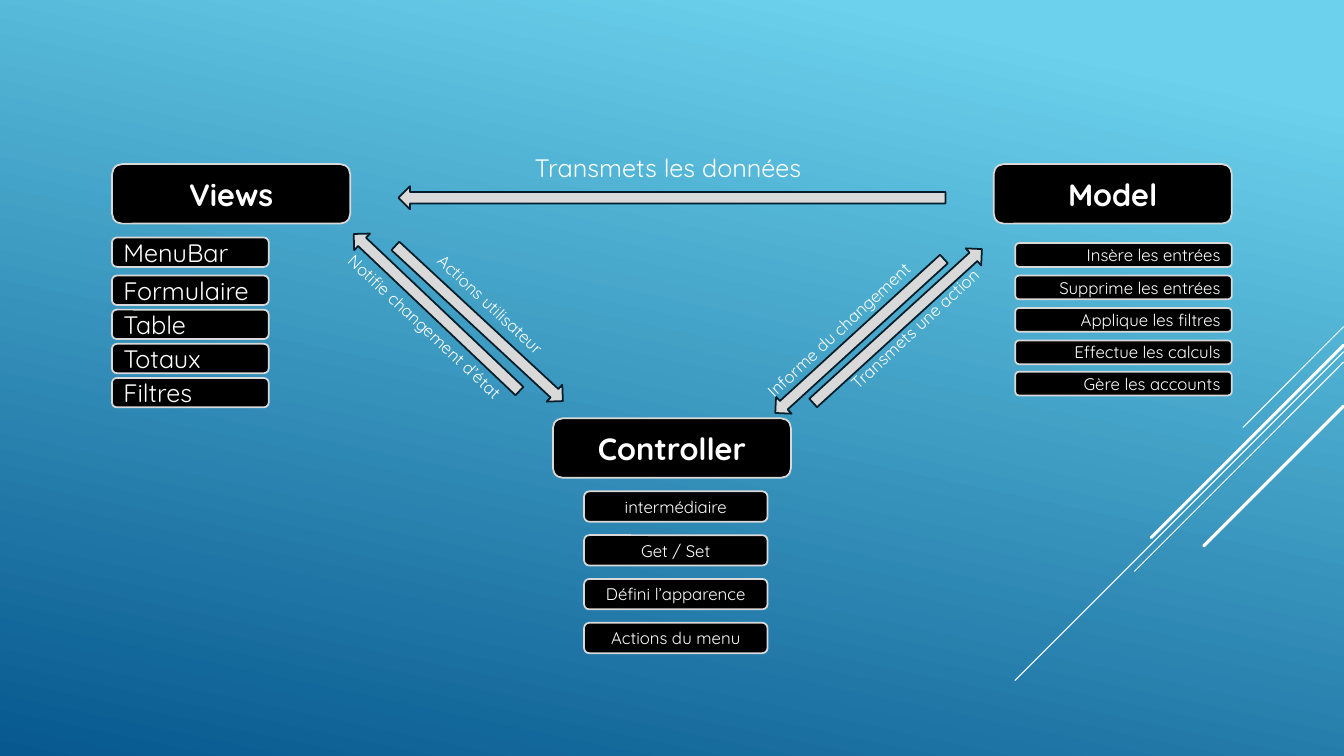
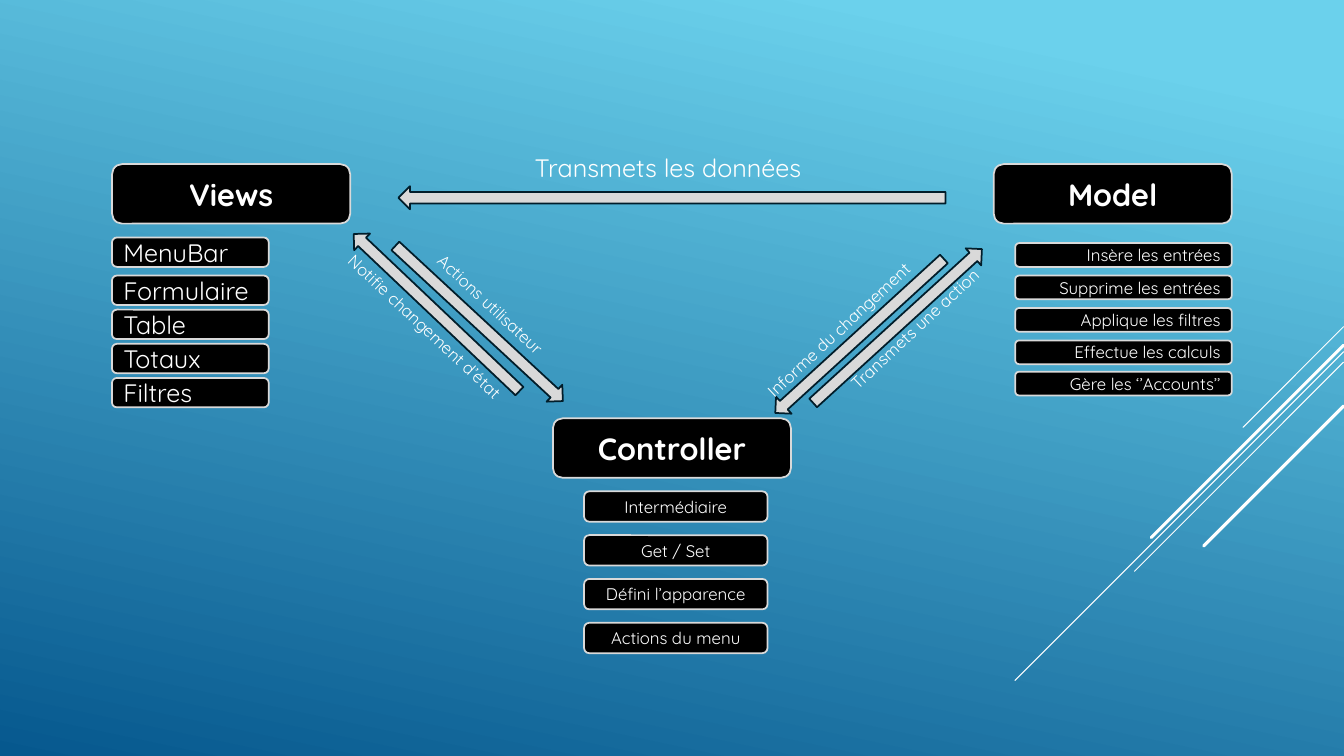
Before and after one commit to Inertie78/AppBudget, a slide deck: slide 3 of Presentation/Présentation du projet .pptx. Drawn at 1344x756 pixels with LibreOffice and Linux fonts; fonts in the diff are those of the drawing; background and template pictures are left out. Boxes give left, top, right and bottom in pixels: in the first picture for what was removed or moved away, otherwise in the second. Text is boxed around its words. In the diff, an @@ line names an element or a change of style, - is before the commit and + after.

Commit message:
Présentation

```diff
--- a/Presentation/Présentation du projet .pptx
+++ b/Presentation/Présentation du projet .pptx
@@ text in rounded rectangle at [1070, 372, 1220, 395]: text changed @@
-Gère les accounts
+Gère les ‘’Accounts’’
@@ text in rounded rectangle at [624, 500, 727, 513]: text changed @@
-intermédiaire
+Intermédiaire
```
Also in this commit, not shown: 1 slide added.
